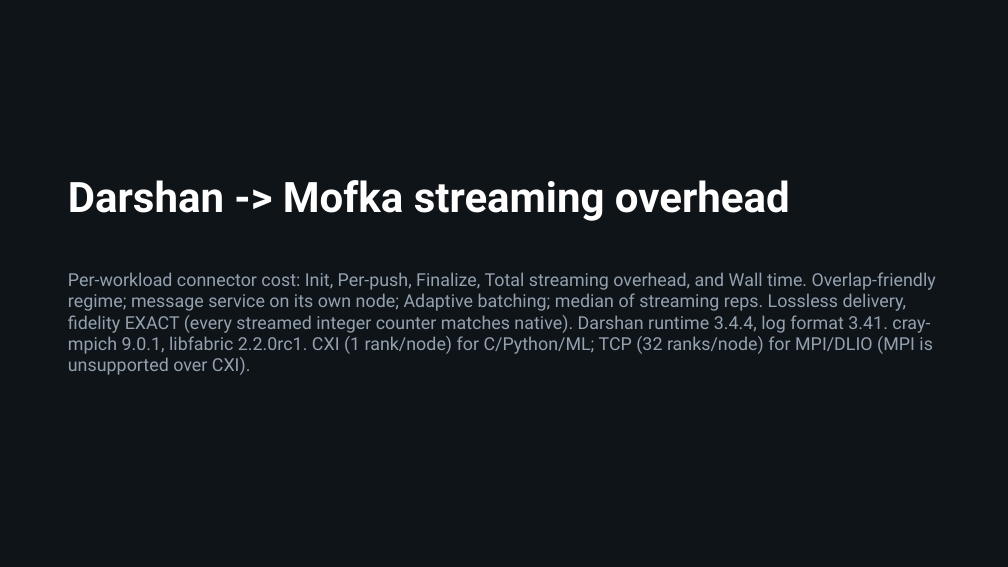
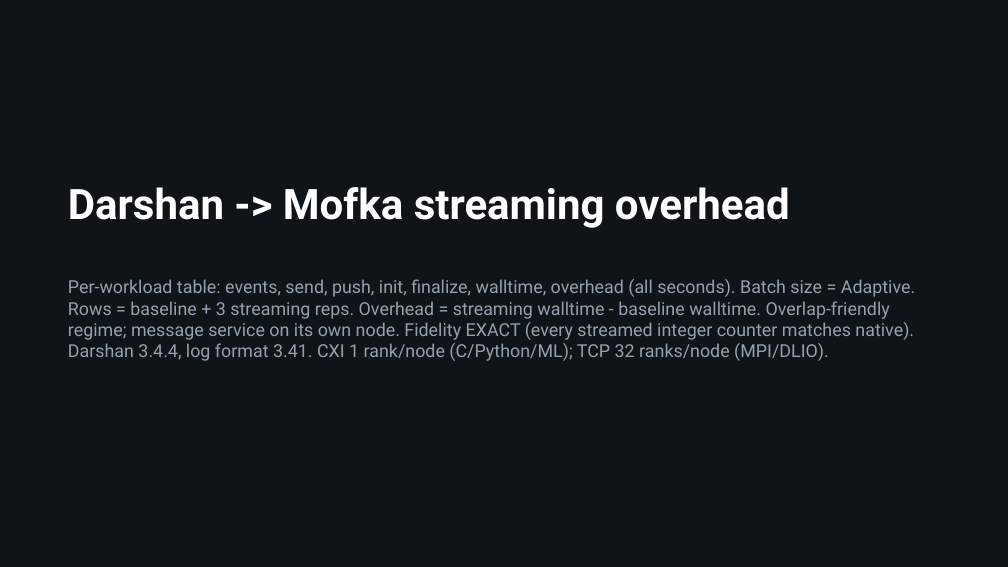
Before and after one commit to hariteja-jajula/darshan-mofka, a slide deck: slide 1 of deliverables/paper_overhead_tables.pptx. Drawn at 1008x567 pixels with LibreOffice and Linux fonts; fonts in the diff are those of the drawing. Boxes give left, top, right and bottom in pixels: in the first picture for what was removed or moved away, otherwise in the second. Text is boxed around its words. In the diff, an @@ line names an element or a change of style, - is before the commit and + after.

Commit message:
demo: manual login-node pipeline (start_server + run_producer) + workloads README
- server/start_server.sh: manual step 1 -- start bedrock broker over ofi+tcp, create the
  darshan topic + partition, write server/mofka.json (launched from server/ so the flock
  group file lands there).
- server/run_producer.sh: manual step 3 -- run a workload under LD_PRELOAD libdarshan with
  streaming on (DIASPORA_C_SENDER_THREADS=1), against the live broker.
- workloads/README.md: "Manual demo (login node)" -- 3-terminal server/consumer/producer
  walkthrough, fidelity verify step, and one-shot job.sh fallback.
- workloads/mpi/mofka_forward_mpiio.c: IO_SLEEP_MS pacing + MPI_Wtime WORK markers so the
  MPI workload runs a comparable wall instead of ~0.3s.
- workloads/job.sh: shell date WORK_SH markers on the legacy path (true workload wall for
  mpi/dlio, excluding broker/consumer setup + drain).
- lib/run.sh: forward IO_SLEEP_MS to the mpi workload.
- run_artifacts/jobs/paper: extract.sh reads WORK_SH fallback; paced mpi/dlio wrappers.
- deliverables: 4-row x 7-col overhead tables (events, send/push avg us, init, finalize,
  walltime, overhead).

```diff
--- a/deliverables/paper_overhead_tables.pptx
+++ b/deliverables/paper_overhead_tables.pptx
@@ text "Darshan -> Mofka streaming overhead" moved from (x1=68, y1=180, x2=790, y2=221) to (x1=68, y1=187, x2=790, y2=228) @@
@@ text at (x1=68, y1=279, x2=915, y2=361): text changed @@
-Per-workload connector cost: Init, Per-push, Finalize, Total streaming overhead, and Wall time. Overlap-friendly regime; message service on its own node; Adaptive batching; median of streaming reps. Lossless delivery, fidelity EXACT (every streamed integer counter matches native). Darshan runtime 3.4.4, log format 3.41. cray-mpich 9.0.1, libfabric 2.2.0rc1. CXI (1 rank/node) for C/Python/ML; TCP (32 ranks/node) for MPI/DLIO (MPI is unsupported over CXI).
+Per-workload table: events, send, push, init, finalize, walltime, overhead (all seconds). Batch size = Adaptive. Rows = baseline + 3 streaming reps. Overhead = streaming walltime - baseline walltime. Overlap-friendly regime; message service on its own node. Fidelity EXACT (every streamed integer counter matches native). Darshan 3.4.4, log format 3.41. CXI 1 rank/node (C/Python/ML); TCP 32 ranks/node (MPI/DLIO).
```
Also in this commit, not shown: 5 other slides changed, 10 other files.
